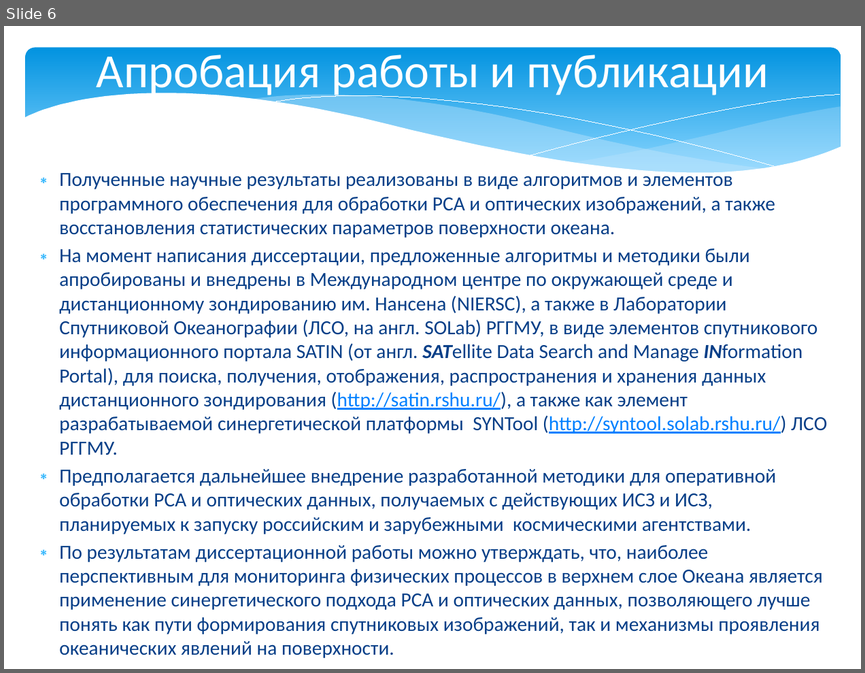
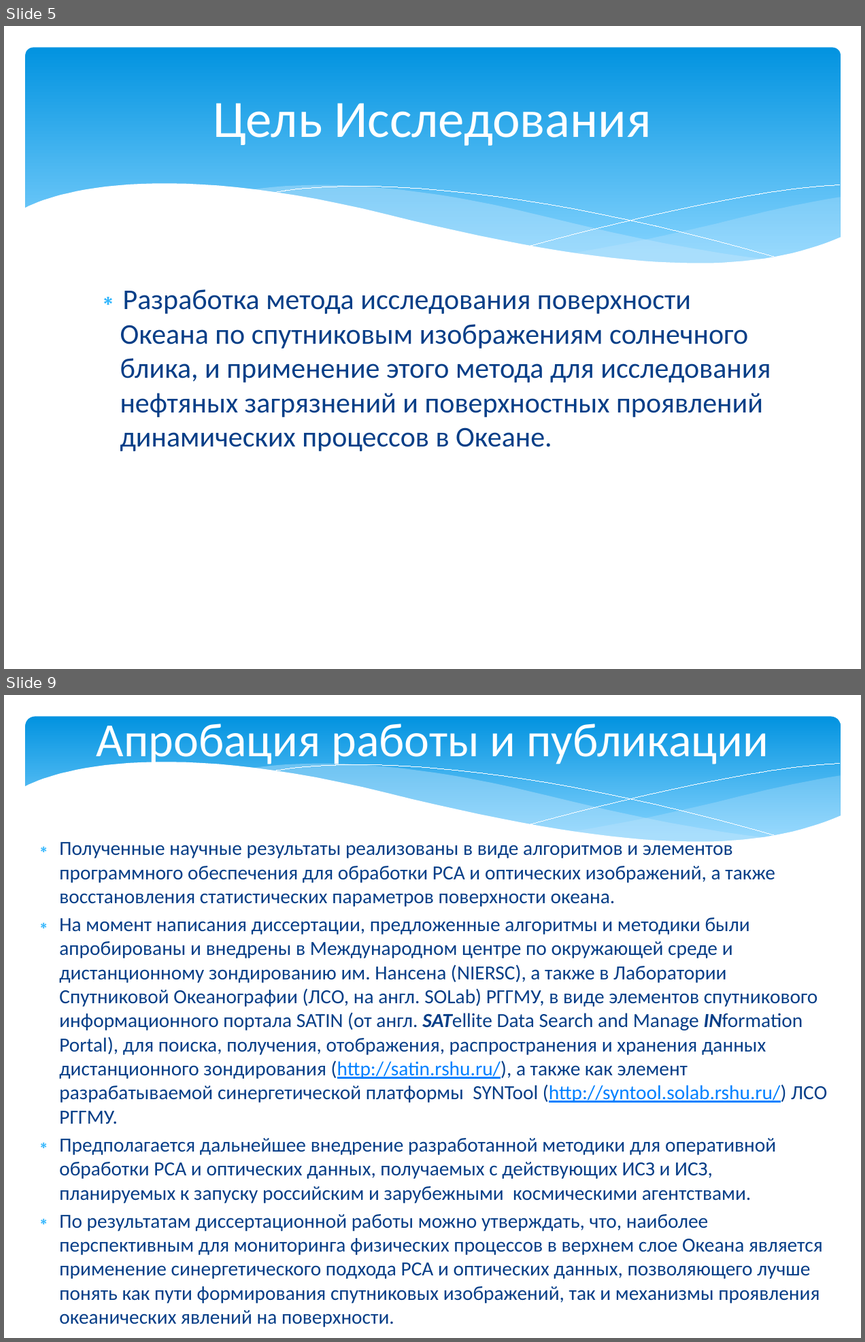
Before and after one commit to magican/Disser, a slide deck: Мясоедов_2014.pptx. Shown one above the other, each under a label of ours: slide 6 before the commit, slides 5 and 9 after it; the slides between them are not shown. The pictures are 865x673 and 865x1342 pixels, drawn with LibreOffice and Linux fonts; fonts in the diff are those of the drawing. Boxes give left, top, right and bottom in pixels: in the first picture for what was removed or moved away, otherwise in the second. Text is boxed around its words. In the diff, an @@ line names an element or a change of style, - is before the commit and + after.

```diff
--- a/Мясоедов_2014.pptx
+++ b/Мясоедов_2014.pptx
@@ slide 5 added at (4,26,861,669), background #FFFFFF @@
@@ rounded rectangle added at (26,48,840,279), fill gradient #0293E0 to #83D3FE @@
@@ title added at (213,103,651,146), 44 pt, text #FFFFFF @@
+Цель Исследования
@@ group added at (24,184,841,308): 5 freeform shapes @@
@@ text added at (120,289,770,451), 24 pt, text #073E87 @@
+∗ Разработка метода исследования поверхности Океана по спутниковым изображениям солнечного блика, и применение этого метода для исследования нефтяных загрязнений и поверхностных проявлений динамических процессов в Океане.
@@ what was slide 6 is now slide 9 @@
```
Also in this commit, not shown: 2 slides changed, 5 other slides added, 2 slides removed, 4 other files.
